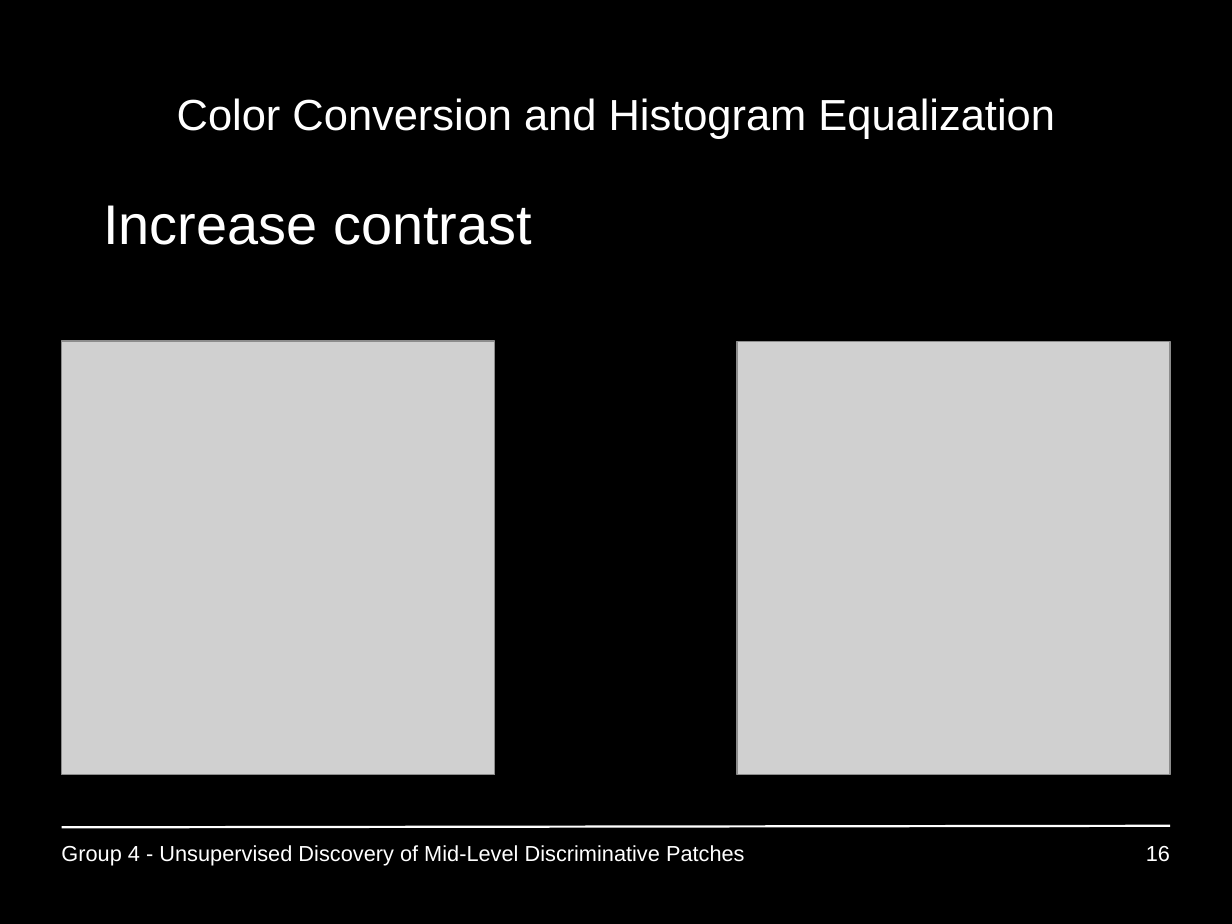
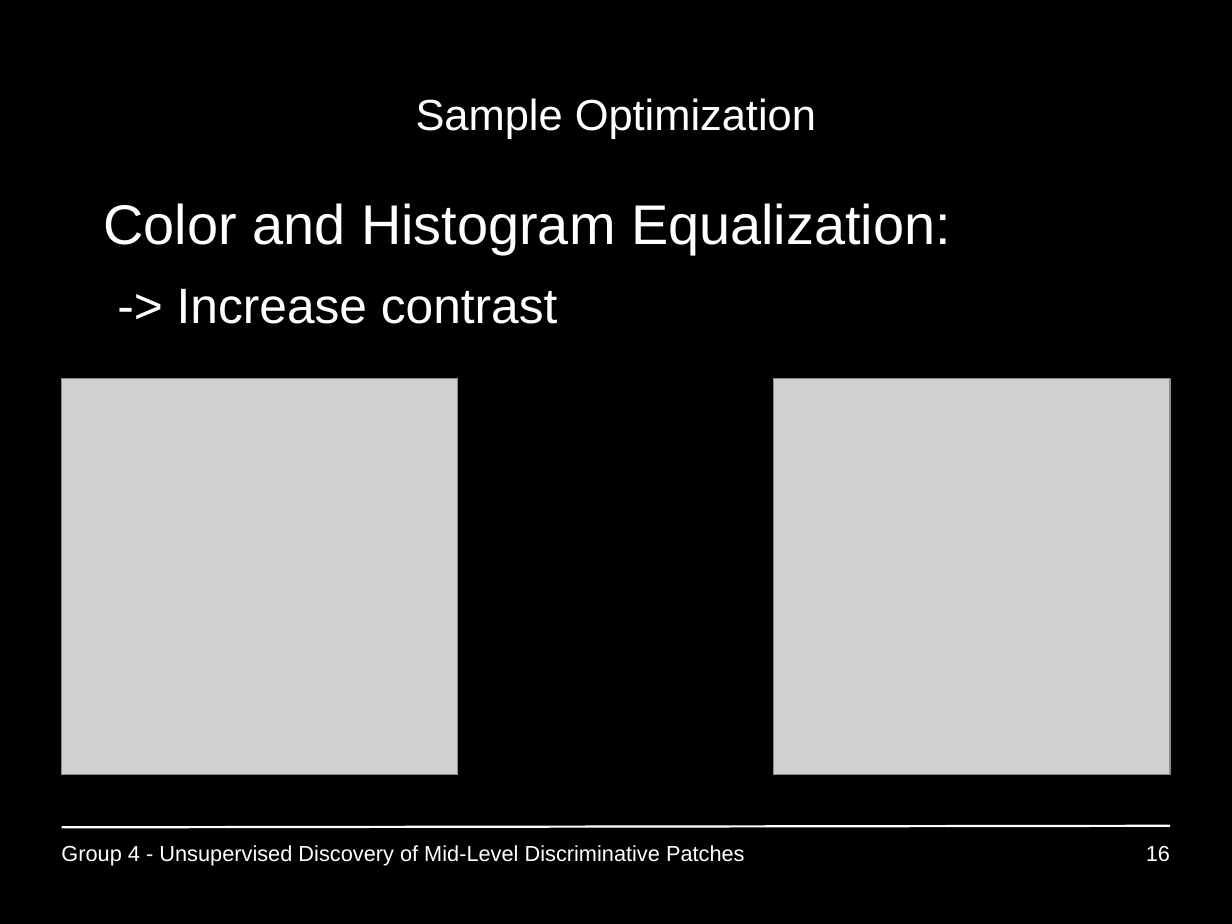
Before and after one commit to GiannisPapadopoulos/DiscriminativePatches, a slide deck: slide 16 of presentations/period3/MAI_Project1_Group4.ppt. Drawn at 1232x924 pixels with LibreOffice and Linux fonts; fonts in the diff are those of the drawing; grey boxes stand for pictures. Boxes give left, top, right and bottom in pixels: in the first picture for what was removed or moved away, otherwise in the second. Text is boxed around its words. In the diff, an @@ line names an element or a change of style, - is before the commit and + after.

Commit message:
demonstraion in outline, typos and wording

```diff
--- a/presentations/period3/MAI_Project1_Group4.ppt
+++ b/presentations/period3/MAI_Project1_Group4.ppt
@@ title at [416,98,816,139]: text changed @@
-Color Conversion and Histogram Equalization
+Sample Optimization
@@ text at [103,203,951,324]: text changed @@
-• Increase contrast
+• Color and Histogram Equalization:
+  -> Increase contrast
@@ picture: place and size @@
-picture at [61,341,495,775]
+picture at [61,379,458,776]
@@ picture: place and size @@
-picture at [738,342,1171,776]
+picture at [775,379,1172,776]
```
Also in this commit, not shown: 6 other slides changed.
